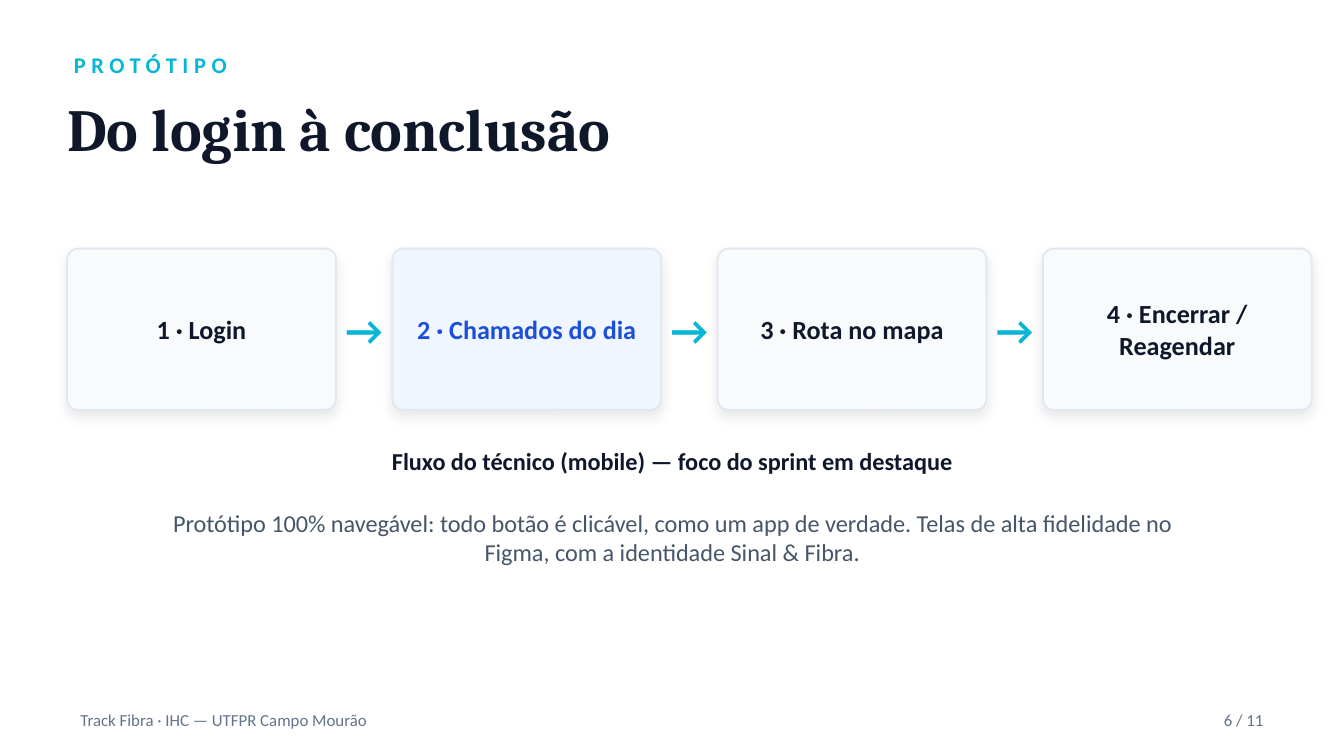
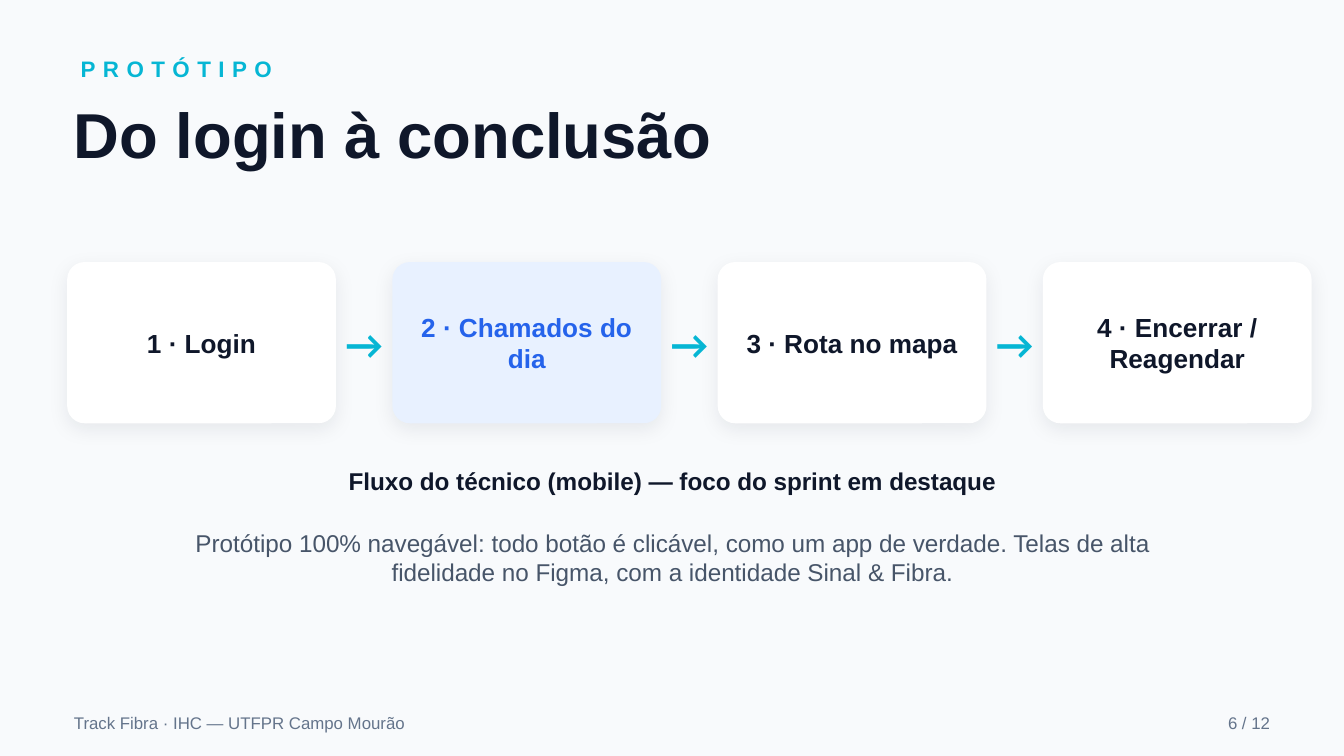
Before and after one commit to PedroH-Tardivo/track-fibra, a slide deck: slide 6 of entrega2-track-fibra.pptx. Drawn at 1344x756 pixels with LibreOffice and Linux fonts; fonts in the diff are those of the drawing. Boxes give left, top, right and bottom in pixels: in the first picture for what was removed or moved away, otherwise in the second. Text is boxed around its words. In the diff, an @@ line names an element or a change of style, - is before the commit and + after.

```diff
--- a/entrega2-track-fibra.pptx
+++ b/entrega2-track-fibra.pptx
@@ background #FFFFFF to #F8FAFC @@
@@ text "PROTÓTIPO": place and size @@
-text "PROTÓTIPO" at [74,54,227,73]
+text "PROTÓTIPO" at [81,59,272,78]
@@ text "PROTÓTIPO" at [81,59,272,78]: font Calibri to Arial, letter spacing 3 to 4 pt @@
@@ text "Do login à conclusão": place and size @@
-text "Do login à conclusão" at [67,108,610,164]
+text "Do login à conclusão" at [74,111,710,170]
@@ text "Do login à conclusão" at [74,111,710,170]: size 32 to 34 pt, font Cambria to Arial @@
@@ rounded rectangle at [392,262,661,423]: fill #EFF6FF to #E8F1FF; outline #E2E8F0 1 pt to none; shadow changed; proportions changed @@
@@ text "2 · Chamados do dia" at [421,318,632,369]: font Calibri to Arial, text colour #1D4ED8 to #2563EB @@
@@ 6 texts, 4 rounded rectangles: place and size @@
-6 texts, 4 rounded rectangles at [67,249,1312,410]
+6 texts, 4 rounded rectangles at [67,262,1312,423]
@@ fill #F8FAFC to #FFFFFF; outline #E2E8F0 1 pt to none; shadow changed; proportions changed in 3 elements at [67,262,336,423], [718,262,986,423], [1043,262,1312,423] @@
@@ text "Fluxo do técnico (mobile) — ...": place and size @@
-text "Fluxo do técnico (mobile) — ..." at [392,452,952,474]
+text "Fluxo do técnico (mobile) — ..." at [349,472,995,495]
@@ font Calibri to Arial in 6 elements at [74,717,405,733], [147,334,256,358], [747,334,957,358], [1097,319,1245,374], [349,472,995,495], [195,534,1149,586] @@
@@ text "Protótipo 100% navegável: todo botão ...": place and size @@
-text "Protótipo 100% navegável: todo botão ..." at [173,515,1172,565]
+text "Protótipo 100% navegável: todo botão ..." at [195,534,1149,586]
@@ text at [1228,717,1270,729]: text changed; font Calibri to Arial @@
-6 / 11
+6 / 12
```
Also in this commit, not shown: 10 other slides changed, 1 slide added.
